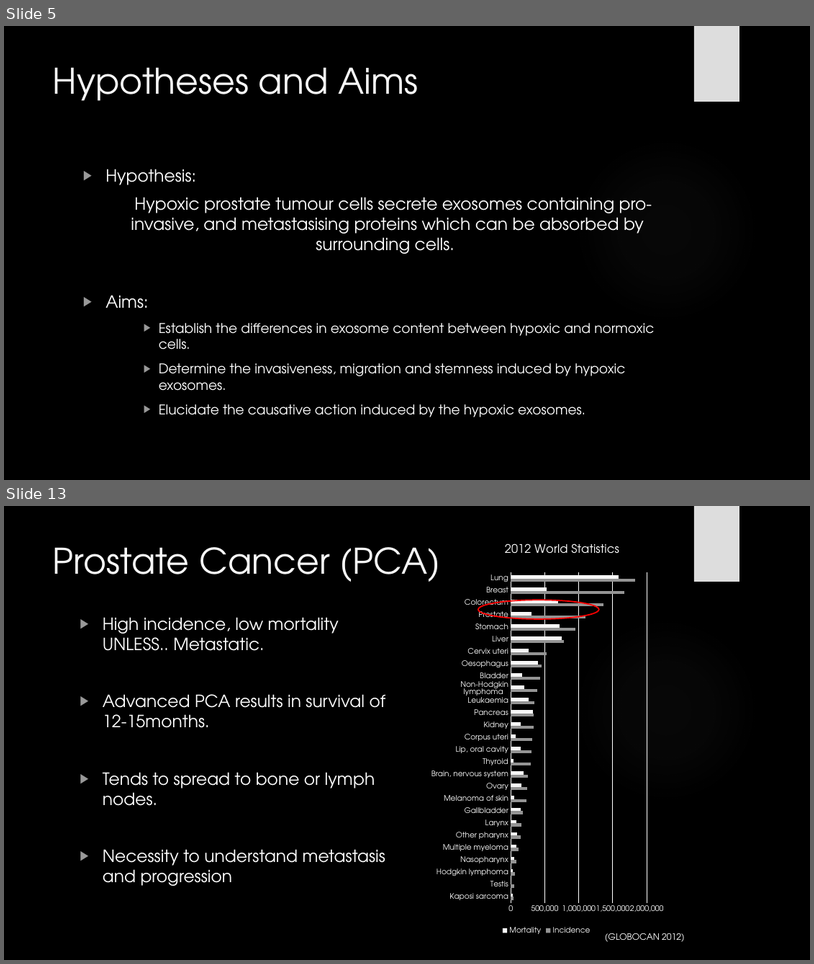
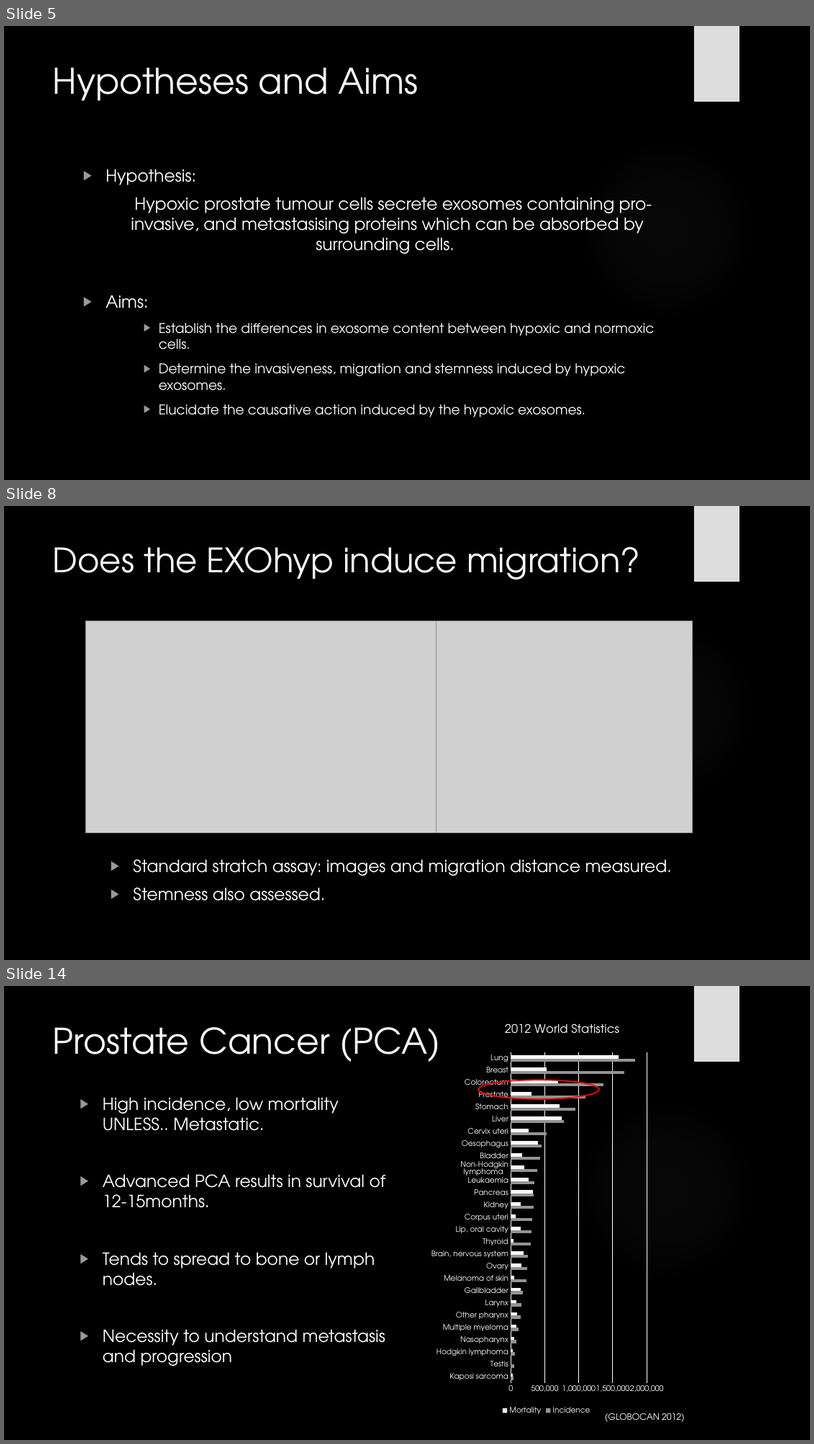
Before and after one commit to HarleyRobinson/Honours2, a slide deck: BackgroundInfo/JCslides.pptx. Shown one above the other, each under a label of ours: slides 5 and 13 before the commit, slides 5, 8 and 14 after it; the slides between them are not shown. The pictures are 814x964 and 814x1444 pixels, drawn with LibreOffice and Linux fonts; fonts in the diff are those of the drawing; grey boxes stand for pictures; background and template pictures are left out. Boxes give left, top, right and bottom in pixels: in the first picture for what was removed or moved away, otherwise in the second. Text is boxed around its words. In the diff, an @@ line names an element or a change of style, - is before the commit and + after.

```diff
--- a/BackgroundInfo/JCslides.pptx
+++ b/BackgroundInfo/JCslides.pptx
@@ slide 8 added at bbox=[4, 506, 810, 960], background picture (left out); not listed: 2 template elements that a slide beside it also shows @@
@@ title added at bbox=[53, 547, 640, 579], 40 pt, text #F8F8F8 @@
+Does the EXOhyp induce migration?
@@ picture added at bbox=[85, 621, 436, 833] @@
@@ picture added at bbox=[437, 621, 693, 833] @@
@@ text added at bbox=[133, 859, 672, 901], 20 pt, text #FFFFFF @@
+▶ Standard stratch assay: images and migration distance measured.
+▶ Stemness also assessed.
@@ what was slide 13 is now slide 14 @@
```
Also in this commit, not shown: 6 slides changed, 1 other slide added, 1 slide removed, 2 other files.
